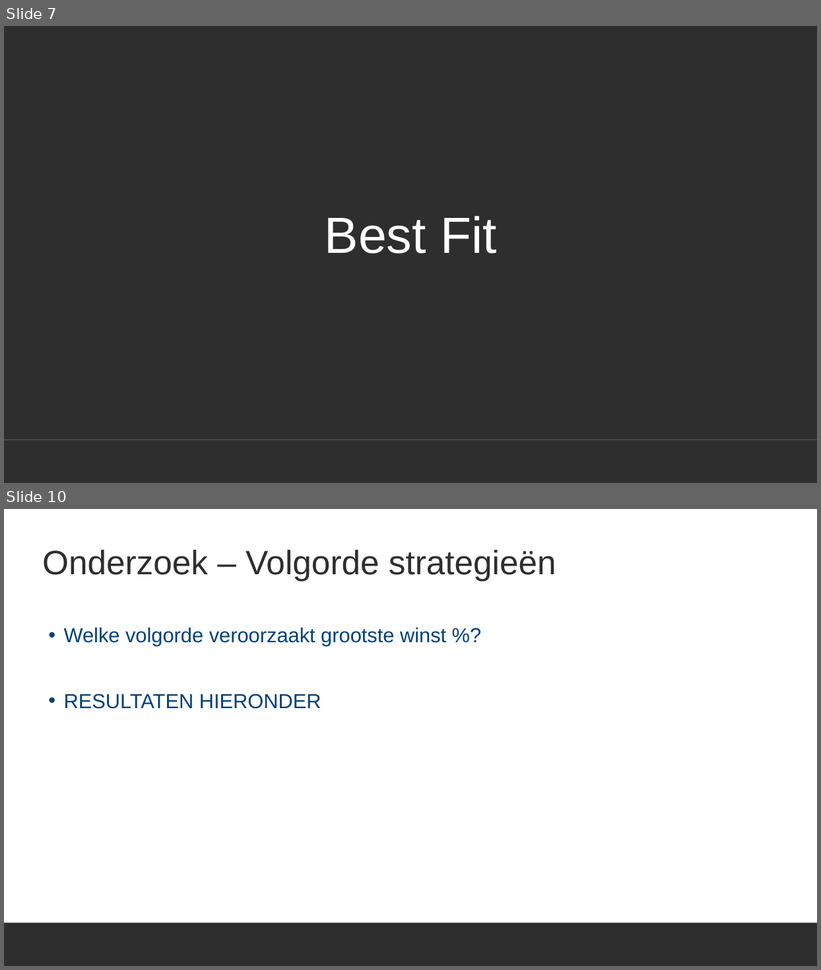
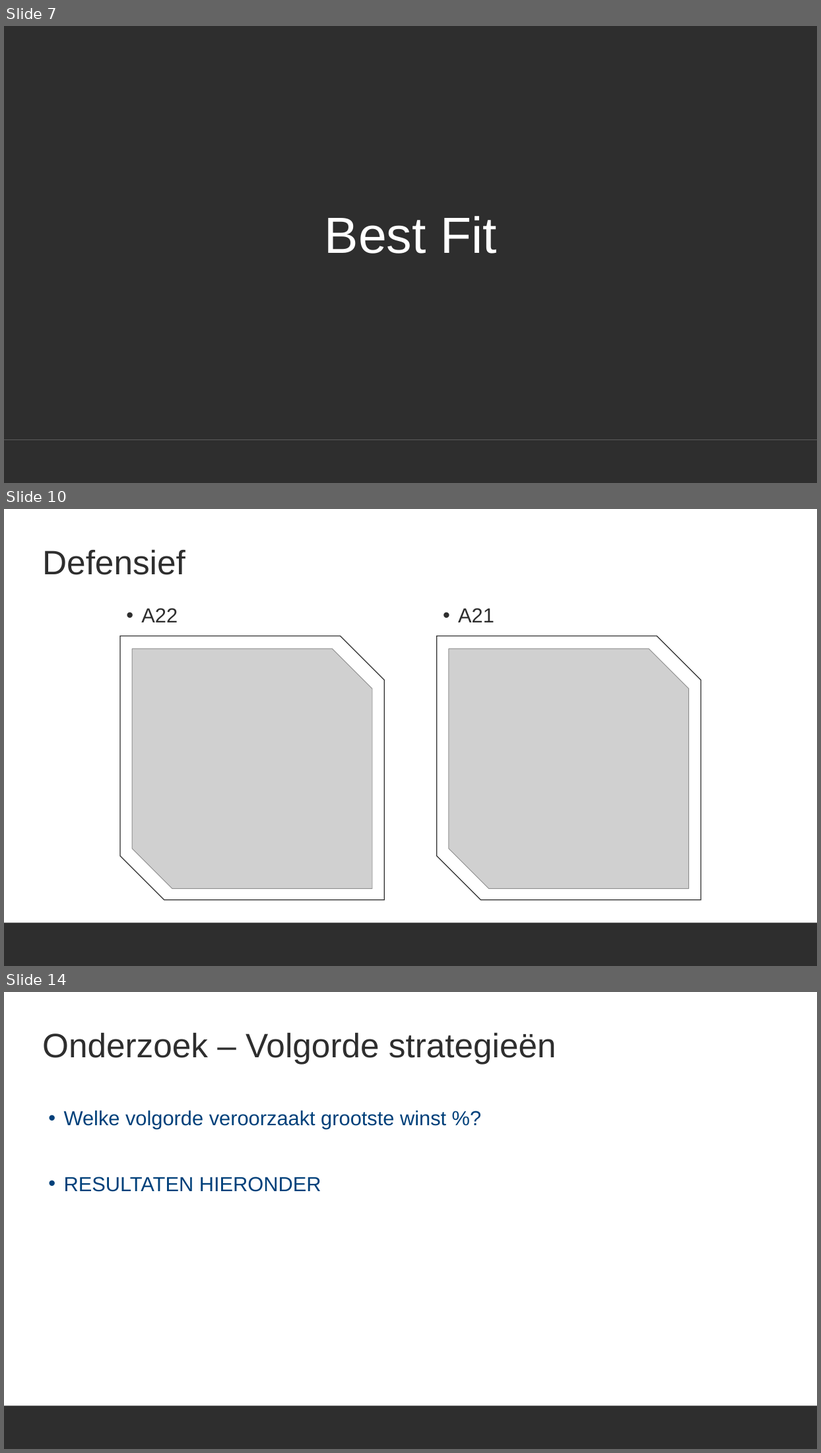
Before and after one commit to ro-per/PylosGamingBot, a slide deck: Presentation.pptx. Shown one above the other, each under a label of ours: slides 7 and 10 before the commit, slides 7, 10 and 14 after it; the slides between them are not shown. The pictures are 821x970 and 821x1453 pixels, drawn with LibreOffice and Linux fonts; fonts in the diff are those of the drawing; grey boxes stand for pictures; background and template pictures are left out. Boxes give left, top, right and bottom in pixels: in the first picture for what was removed or moved away, otherwise in the second. Text is boxed around its words. In the diff, an @@ line names an element or a change of style, - is before the commit and + after.

```diff
--- a/Presentation.pptx
+++ b/Presentation.pptx
@@ slide 10 added at bbox=[4, 509, 817, 966], background #FFFFFF; not listed: 1 template element that a slide beside it also shows @@
@@ title added at bbox=[42, 550, 186, 575], 40 pt, text #2E2E2E @@
+Defensief
@@ text added at bbox=[141, 608, 178, 623], 24 pt, text #2E2E2E @@
+• A22
@@ text added at bbox=[458, 608, 494, 623], 24 pt, text #2E2E2E @@
+• A21
@@ snip diag rect added at bbox=[121, 636, 385, 900], outline #2E2E2E 1 pt @@
@@ snip diag rect added at bbox=[437, 636, 701, 900], outline #2E2E2E 1 pt @@
@@ picture added at bbox=[132, 649, 372, 889] @@
@@ picture added at bbox=[449, 649, 689, 889] @@
@@ what was slide 10 is now slide 14 @@
```
Also in this commit, not shown: 2 slides changed, 3 other slides added, 1 other file.
